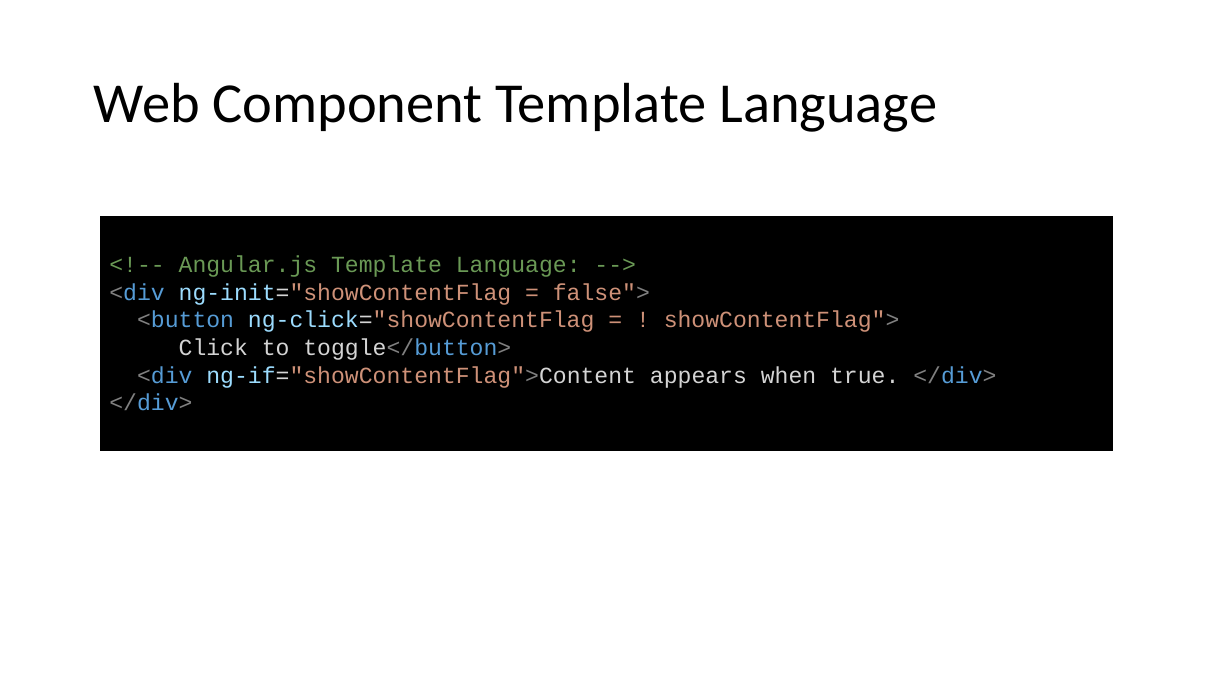
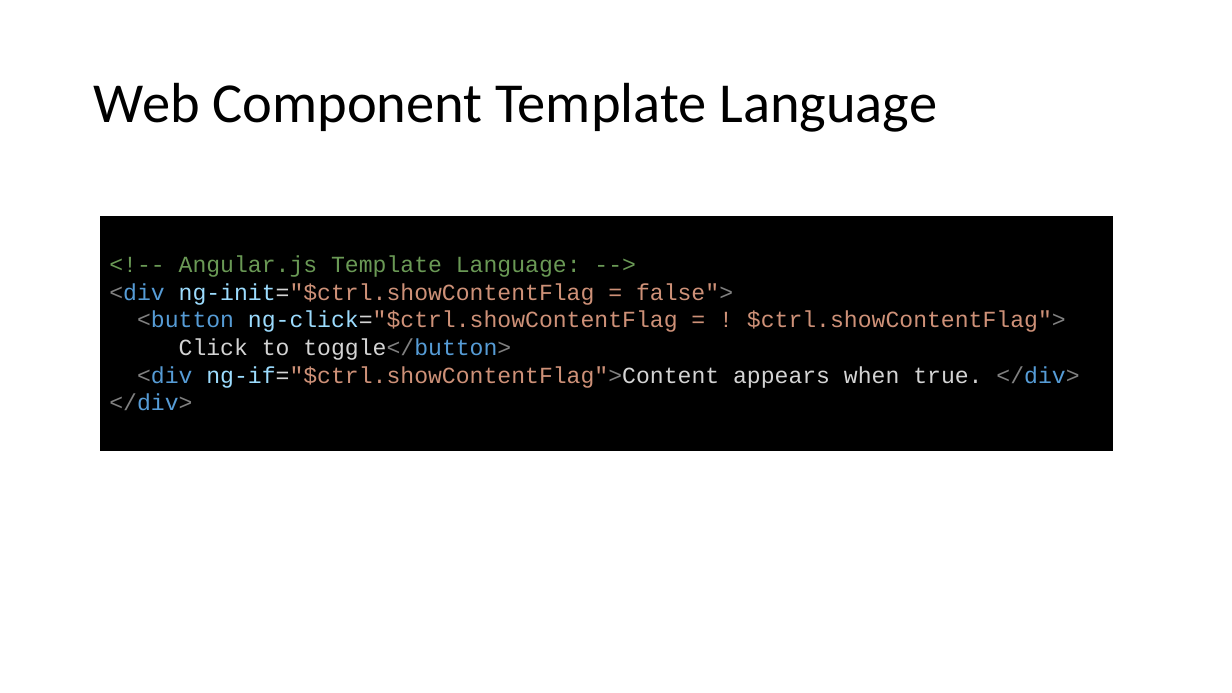
Before and after one commit to jkutzfla/cf2018demo, a slide deck: slide 11 of www/docs/Angular4CFDevs_jkutzfla_2018.pptx (slide 10 before the commit). Drawn at 1232x693 pixels with LibreOffice and Linux fonts; fonts in the diff are those of the drawing. Boxes give left, top, right and bottom in pixels: in the first picture for what was removed or moved away, otherwise in the second. Text is boxed around its words. In the diff, an @@ line names an element or a change of style, - is before the commit and + after.

```diff
--- a/www/docs/Angular4CFDevs_jkutzfla_2018.pptx
+++ b/www/docs/Angular4CFDevs_jkutzfla_2018.pptx
@@ text in rectangle at (x1=109, y1=283, x2=1066, y2=332): text changed @@
-<div ng-init="showContentFlag = false">
-<button ng-click="showContentFlag = ! showContentFlag">
+<div ng-init="$ctrl.showContentFlag = false">
+<button ng-click="$ctrl.showContentFlag = ! $ctrl.showContentFlag">
@@ text in rectangle at (x1=137, y1=366, x2=1079, y2=388): text changed @@
-<div ng-if="showContentFlag">Content appears when true. </div>
+<div ng-if="$ctrl.showContentFlag">Content appears when true. </div>
```
Also in this commit, not shown: 32 other slides changed, 5 slides added, 2 slides removed.
